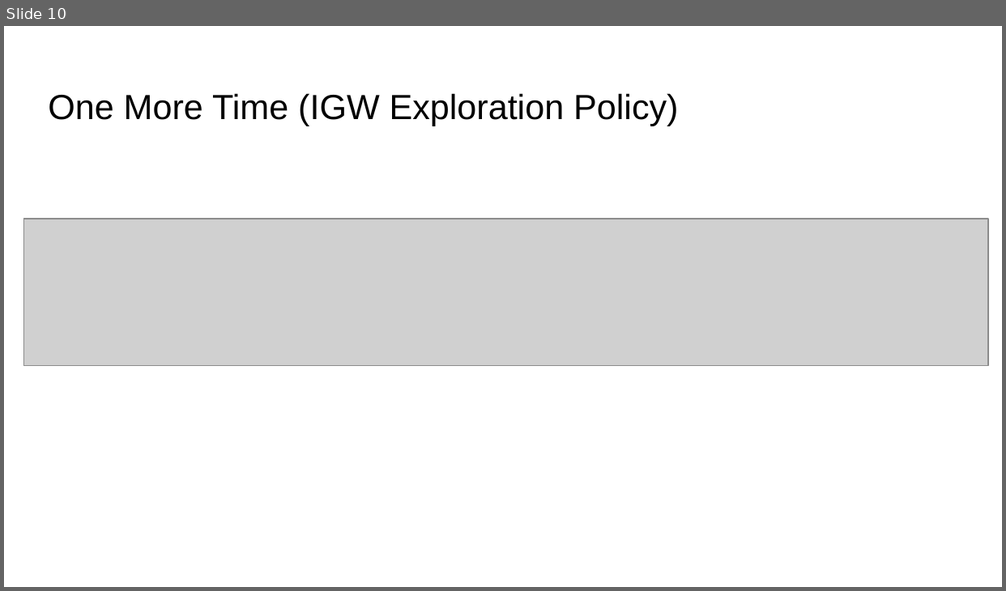
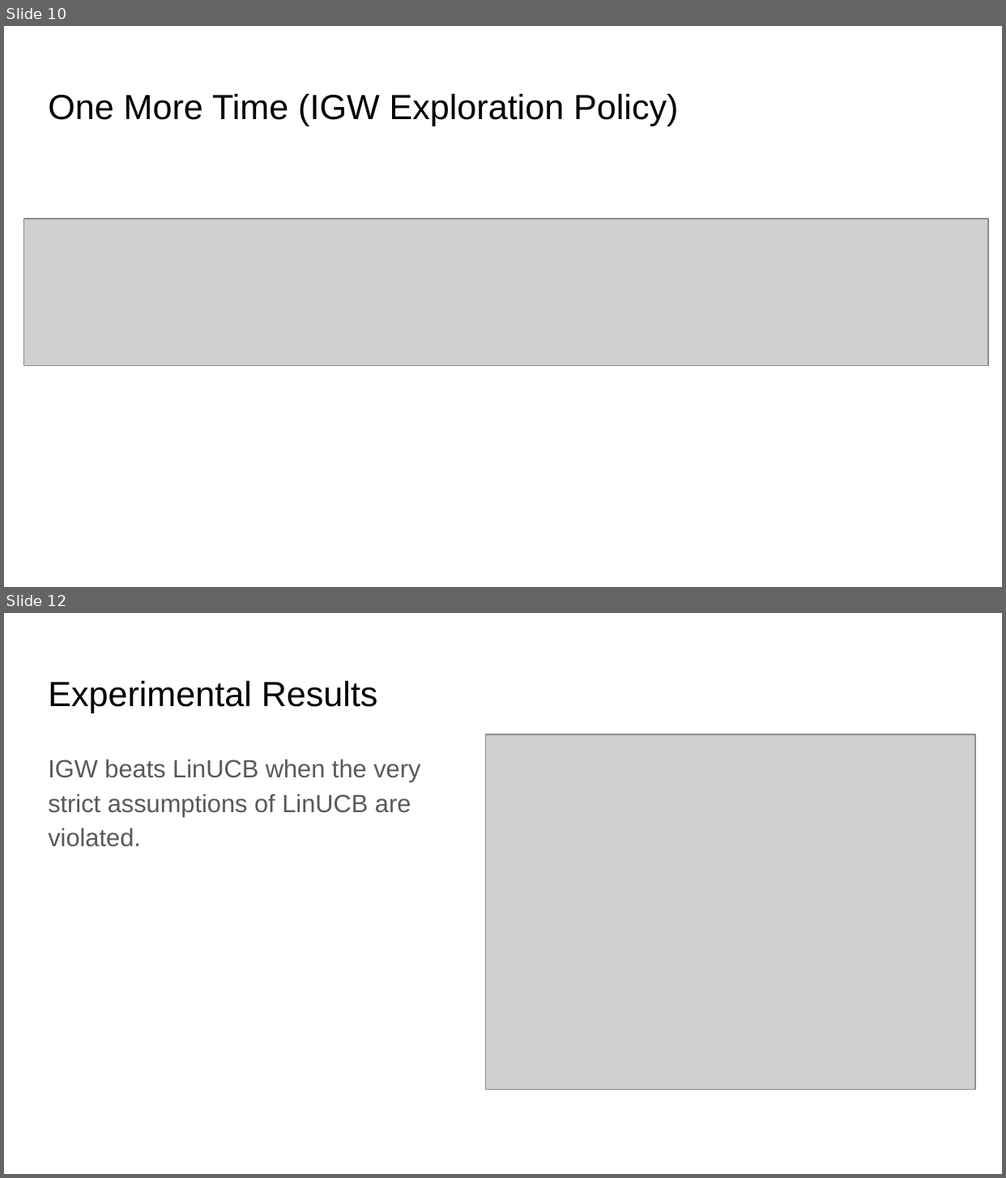
Before and after one commit to mrucker/igw_experiments, a slide deck: IGW.pptx. Shown one above the other, each under a label of ours: slide 10 before the commit, slides 10 and 12 after it; the slides between them are not shown. The pictures are 1006x591 and 1006x1178 pixels, drawn with LibreOffice and Linux fonts; fonts in the diff are those of the drawing; grey boxes stand for pictures. Boxes give left, top, right and bottom in pixels: in the first picture for what was removed or moved away, otherwise in the second. Text is boxed around its words. In the diff, an @@ line names an element or a change of style, - is before the commit and + after.

Commit message:
Added a new experiment. Updated the slides to include experimental results. Improved the structure of they python files.

```diff
--- a/IGW.pptx
+++ b/IGW.pptx
@@ slide 12 added at box(4, 613, 1002, 1174), background #FFFFFF @@
@@ title added at box(48, 680, 378, 713), 25.2 pt, text #000000 @@
+Experimental Results
@@ picture added at box(486, 735, 976, 1090) @@
@@ text added at box(48, 759, 420, 847), 18 pt, text #595959 @@
+IGW beats LinUCB when the very strict assumptions of LinUCB are violated.
```
Also in this commit, not shown: 6 slides changed, 2 other slides added, 7 other files.
